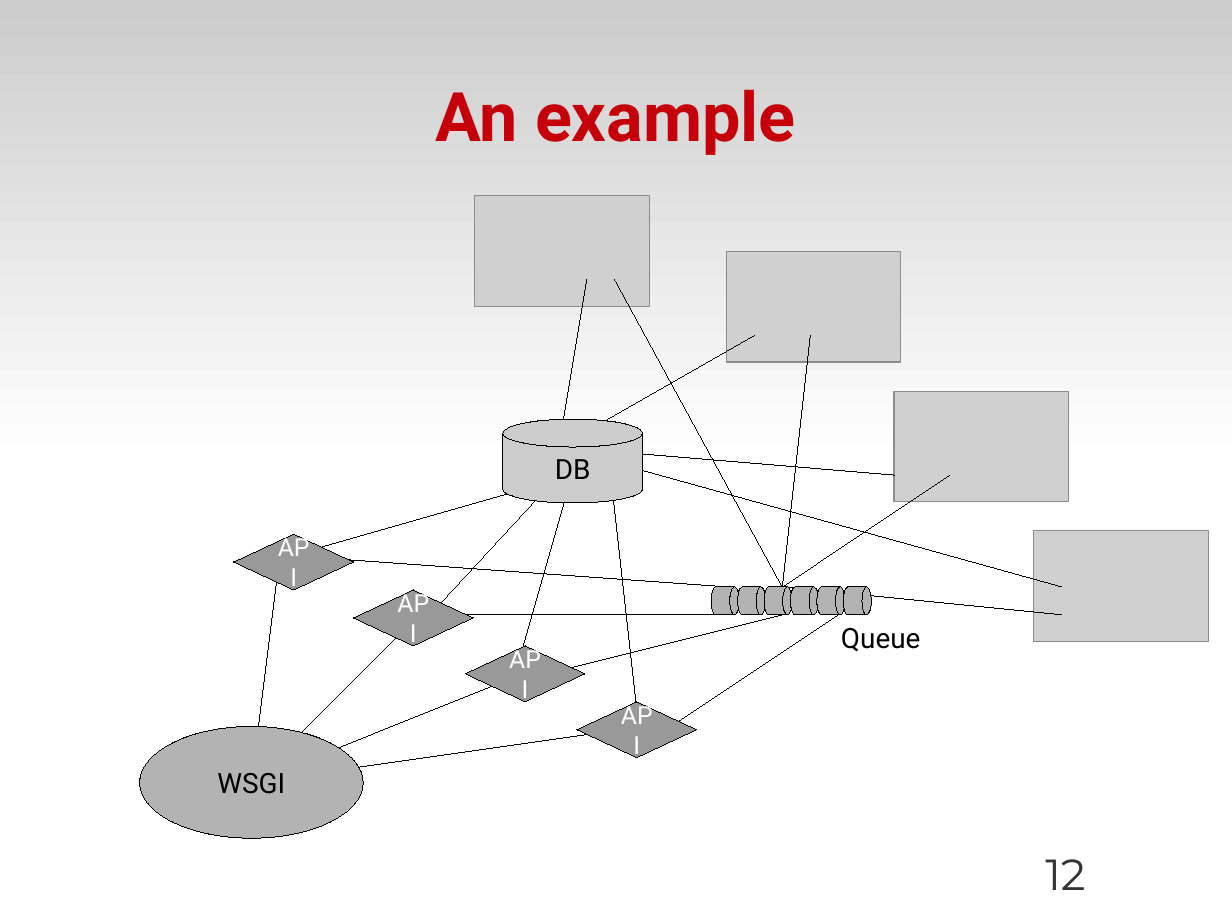
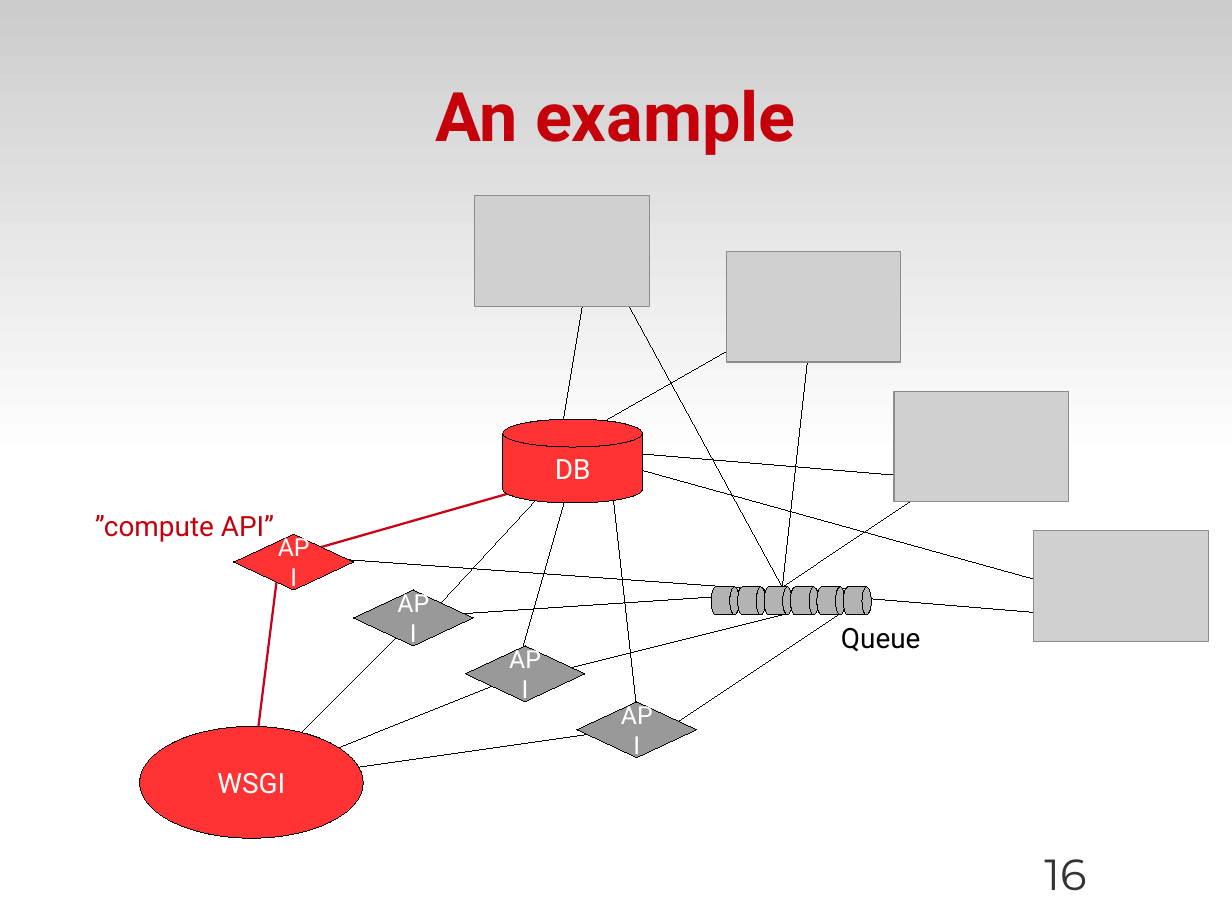
Before and after one commit to zyluo/talk-COSUG-2012, a slide deck: slide 16 of COSUG-2012.odp (slide 12 before the commit). Drawn at 1232x924 pixels with LibreOffice and Linux fonts; fonts in the diff are those of the drawing; grey boxes stand for pictures; background and template pictures are left out. Boxes give left, top, right and bottom in pixels: in the first picture for what was removed or moved away, otherwise in the second. Text is boxed around its words. In the diff, an @@ line names an element or a change of style, - is before the commit and + after.

Commit message:
add example

```diff
--- a/COSUG-2012.odp
+++ b/COSUG-2012.odp
@@ cylinder "DB" at bbox=[503, 419, 643, 503]: text colour #000000 to #FFFFFF; fill #CCCCCC to #FF3333 @@
@@ line (316, 549) - (512, 493): stroke #000000 0 pt to #C90016 1.45 pt @@
@@ text added at bbox=[95, 515, 274, 542], 18 pt, text #C5000B @@
+”compute API”
@@ diamond "API" at bbox=[234, 534, 353, 590]: fill #999999 to #FF3333 @@
@@ line (252, 783) - (279, 559): stroke #000000 0 pt to #C90016 1.45 pt @@
@@ line moved from (447, 615) - (727, 615) to (447, 615) - (866, 587) @@
@@ line moved from (783, 587) - (1062, 615) to (727, 587) - (1062, 615) @@
@@ ellipse "WSGI" at bbox=[140, 727, 363, 838]: text colour #000000 to #FFFFFF; fill #B3B3B3 to #FF3333 @@
@@ page number at bbox=[1044, 859, 1086, 891]: text changed @@
-12
+16
```
Also in this commit, not shown: 7 other slides changed, 6 slides added, 2 slides removed, 1 other file.
